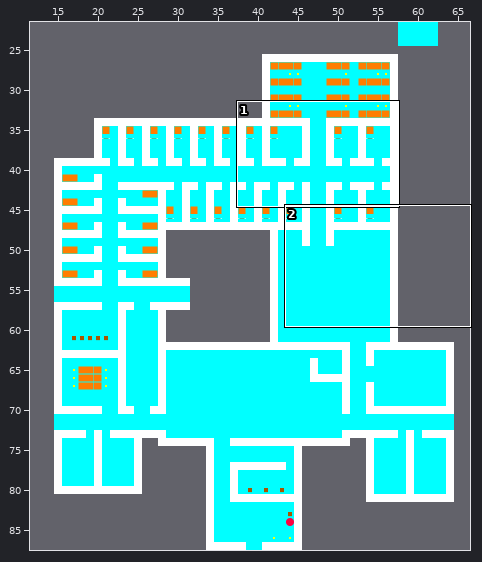
Level history. Tiled map: ALPHA TEX/world1beta.tmx. Above: a wide view before the commit, with the close-up outlined.
Close-up. The starting point:
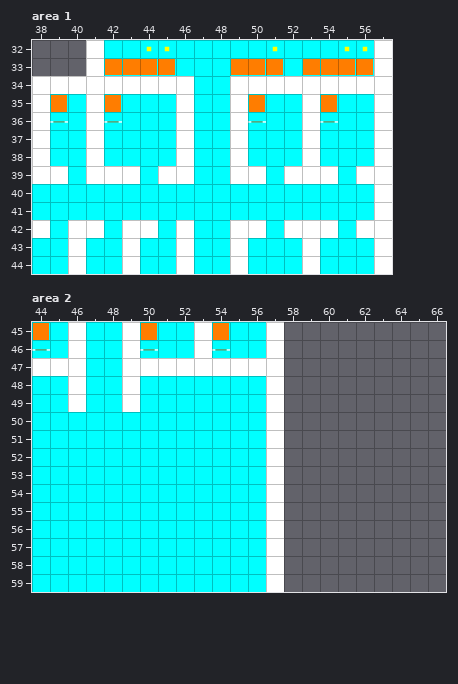
Cells are 64x64 px. Shown: area 1 x 38..57, y 32..44; area 2 x 44..66, y 45..59. The commit also changed other parts of the map, which this record leaves out.
After the commit:
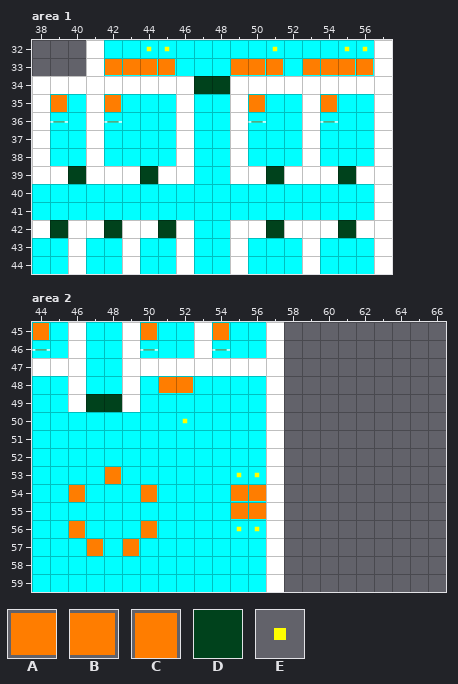
Key: from "alpha_sprite_sheet": A 2, B 3, C 4, D 8, E 16.
_ is an empty cell, . an unchanged one.
Tiles of an added or newly shown layer are drawn over the layers below it.
Difference:
--- layer "Dörrar" (added), area 1
@@ x 47..48 @@
-34 __
+34 DD
@@ x 40..55 @@
-39 _..._......_..._
+39 D...D......D...D
@@ x 39..55 @@
-42 _.._.._....._..._
+42 D..D..D.....D...D
--- layer "Statiska objekt", area 2
@@ x 51..52 @@
-48 __
+48 AB
@@ x 52..52 @@
-50 _
+50 E
@@ x 46..56 @@
-53 .._......__
-54 _..._....__
-55 .........__
-56 _..._....__
-57 ._._.......
+53 ..C......EE
+54 C...C....AA
+55 .........AA
+56 C...C....EE
+57 .C.C.......
--- layer "Dörrar" (added), area 2
@@ x 47..48 @@
-49 __
+49 DD
